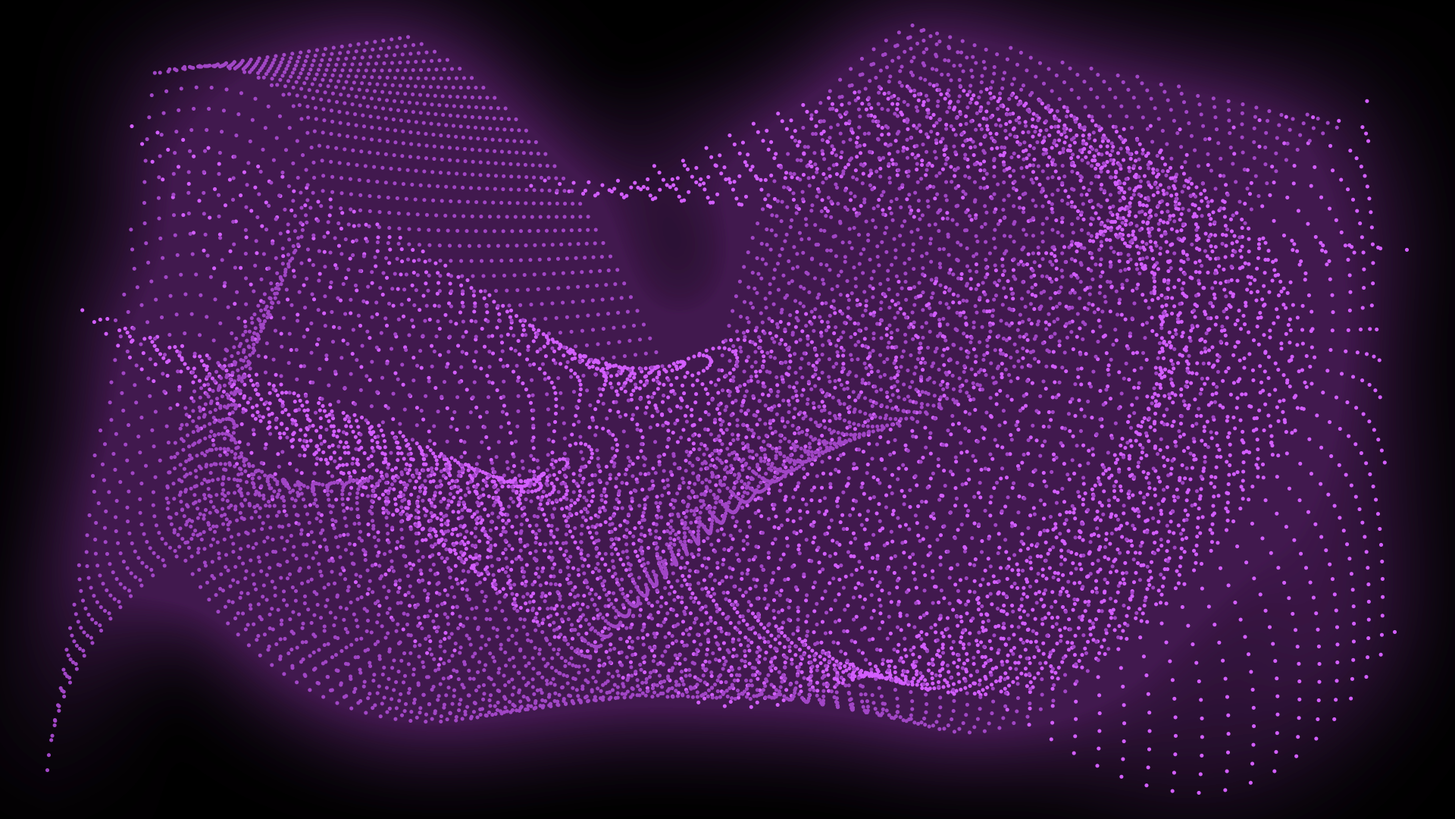
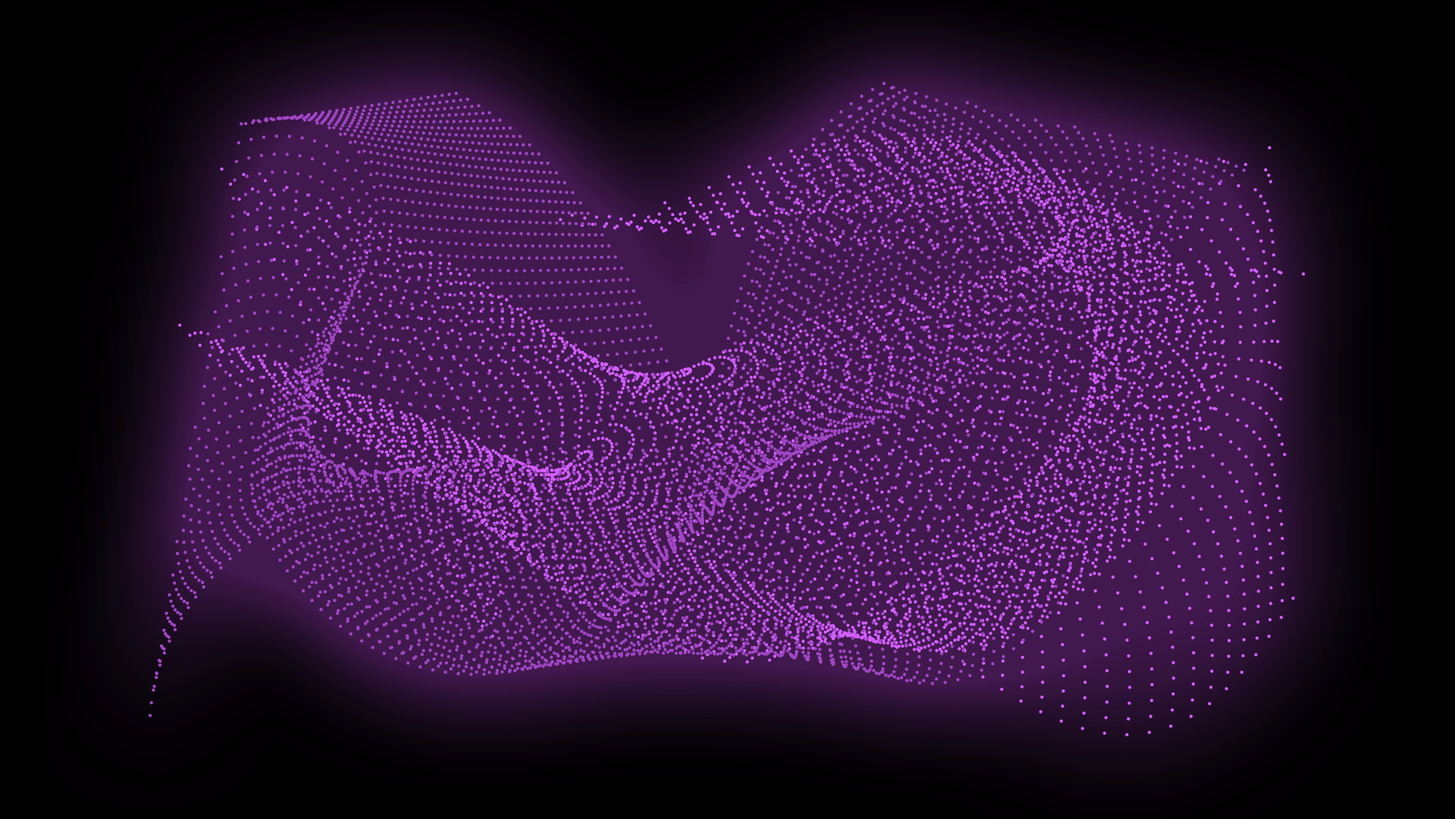
Comparing the layer stacks of the two 1455x819 images. Changes:
renamed "Layer 1" to "Layer 4", painted on it over [left=45, top=23, right=1410, bottom=795]
